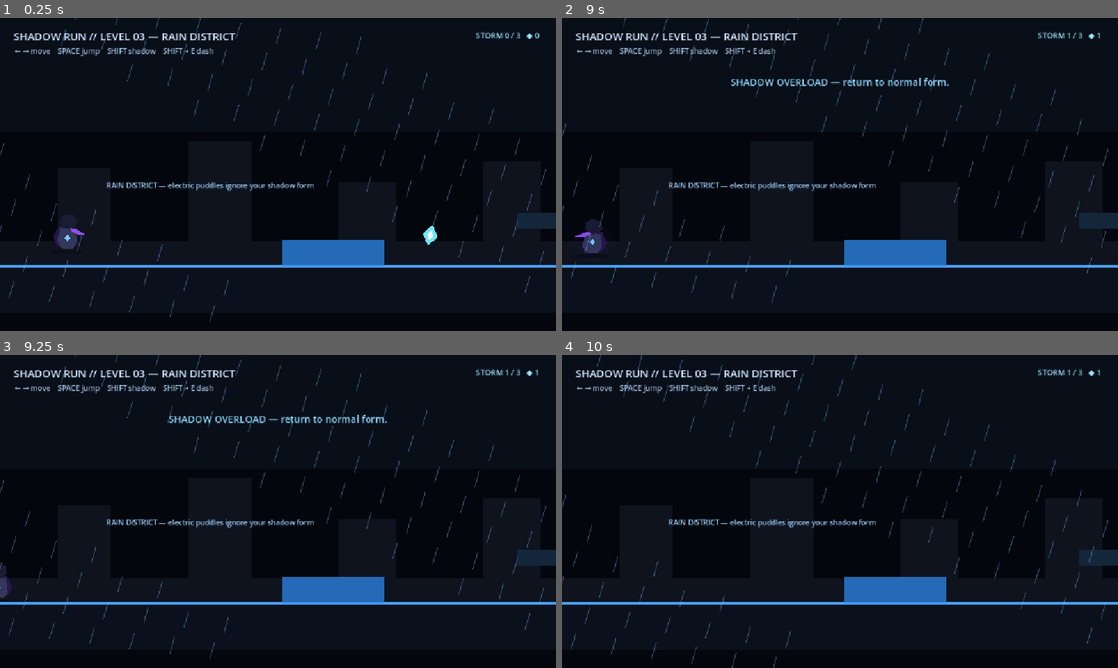
Above: before the commit, frames 1-4 (two rows, left to right).
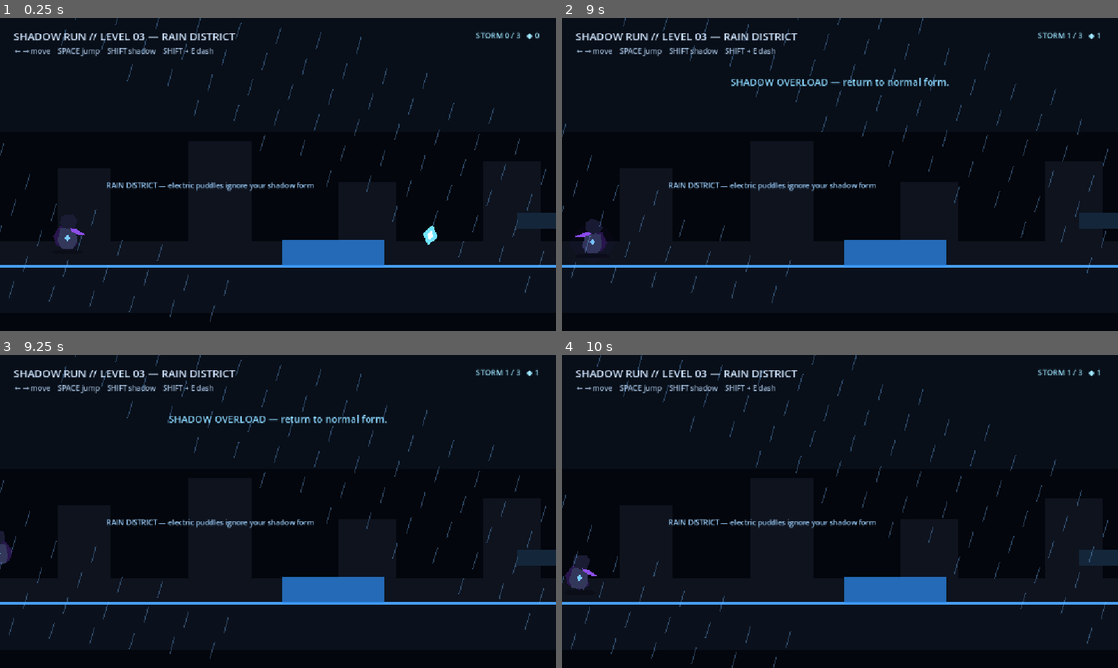
Above: after the commit, the same moments.

Repository: Yass29/shadow-run
Game: Godot game, scene res://level3.tscn
The game is run twice, just before and just after one commit, with the same random seed, the same clock (stepped at 60 frames per second) and the same inputs. This scene is started directly instead of the project's main scene.
Inputs:
- Up to frame 1 (0.25 s): no input
- Up to frame 2 (9 s): tap Enter (ui_accept) at 0.5, 1.52, 1.55, 1.82, 2.3, 3.02, 3.05, 3.32, 4.52, 4.55, 4.82, 5.3, 6.02, 6.05, 6.32, 7.52, 7.55, 7.82, 8.3 s; hold Enter (ui_accept) 0.53-1.28 s; hold Right (ui_right) 0.53-2.03 s; tap R at 1.35, 4.35, 7.35 s; hold Shift 2.03-2.78 s; hold Left (ui_left) 2.03-4.28 s; tap E at 2.85, 5.85, 8.85 s; hold Enter (ui_accept) 3.53-4.28 s; hold Right (ui_right) 4.28-8.03 s; hold Shift 5.03-5.78 s; hold Enter (ui_accept) 6.53-7.28 s; hold Shift 8.03-8.78 s; hold Left (ui_left) from 8.03 s (still down)
- Up to frame 3 (9.25 s): keep holding Left (ui_left); tap Enter (ui_accept) at 9.02, 9.05 s
- Up to frame 4 (10 s): tap Enter (ui_accept) at 9.32 s; release Left (ui_left) at 9.53 s; hold Right (ui_right) from 9.53 s (still down); hold Enter (ui_accept) from 9.53 s (still down)

Frames 1-2 are identical in both runs. In frame 3, 0.3% of the frame differs, in the area x 0-3%, y 56-78%; in frame 4, 0.4%, in the area x 0-7%, y 64-76%.

Commit message:
Improve platforming feel with coyote time and jump buffering

Diff:
--- a/player.gd
+++ b/player.gd
@@ -6,6 +6,9 @@
 const SHADOW_COLLISION_SIZE := Vector2(76, 22)
 const NORMAL_VISUAL_SCALE := Vector2.ONE
 const SHADOW_VISUAL_SCALE := Vector2(1.25, 0.60)
+const COYOTE_TIME := 0.12
+const JUMP_BUFFER_TIME := 0.12
+const MAX_FALL_SPEED := 900.0
 
 var is_shadow := false
 var facing := 1.0
@@ -14,6 +17,8 @@
 var dash_cooldown := 0.0
 var dash_latched := false
 var dash_flash := 0.0
+var coyote_timer := 0.0
+var jump_buffer_timer := 0.0
 
 @onready var body: Node2D = $Body
 @onready var collision: CollisionShape2D = $CollisionShape2D
@@ -32,11 +37,22 @@
 	dash_cooldown = max(dash_cooldown - delta, 0.0)
 	dash_flash = max(dash_flash - delta, 0.0)
 
-	if not is_on_floor():
+	if is_on_floor():
+		coyote_timer = COYOTE_TIME
+	else:
+		coyote_timer = max(coyote_timer - delta, 0.0)
 		velocity += get_gravity() * delta
+		velocity.y = min(velocity.y, MAX_FALL_SPEED)
 
-	if Input.is_action_just_pressed("ui_accept") and is_on_floor() and not is_shadow:
+	if Input.is_action_just_pressed("ui_accept"):
+		jump_buffer_timer = JUMP_BUFFER_TIME
+	else:
+		jump_buffer_timer = max(jump_buffer_timer - delta, 0.0)
+
+	if jump_buffer_timer > 0.0 and coyote_timer > 0.0 and not is_shadow:
 		velocity.y = JUMP_VELOCITY
+		jump_buffer_timer = 0.0
+		coyote_timer = 0.0
 
 	var direction := Input.get_axis("ui_left", "ui_right")
 	if direction:
